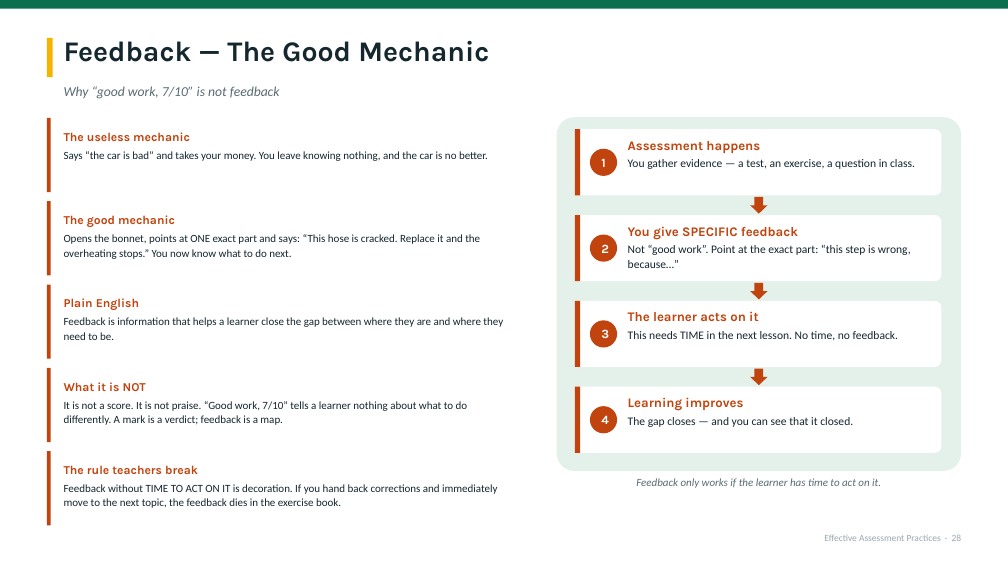
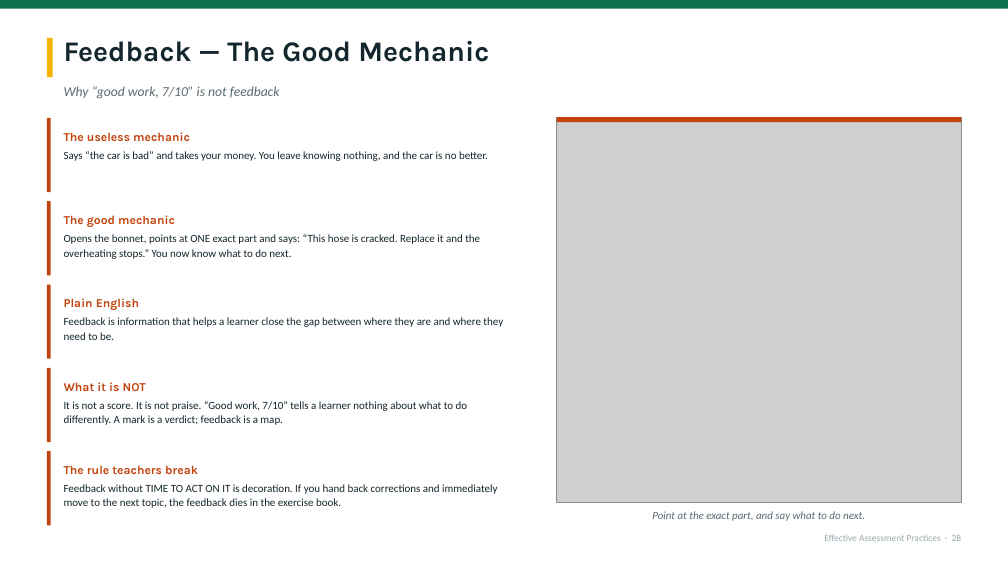
Before and after one commit to kumahemmanuel69-oss/Keelson-ACADEX, a slide deck: slide 28 of deliverables/Effective-Assessment-Practices-KATON-2026.pptx. Drawn at 1008x567 pixels with LibreOffice and Linux fonts; fonts in the diff are those of the drawing; grey boxes stand for pictures. Boxes give left, top, right and bottom in pixels: in the first picture for what was removed or moved away, otherwise in the second. Text is boxed around its words. In the diff, an @@ line names an element or a change of style, - is before the commit and + after.

Commit message:
Add assessment strategies section and real illustrations
Expand the KATON 2026 deck from 36 to 40 slides and the handbook from 21 to 22
pages.

- New Part 6 'Strategies That Work': portfolio, debate and practical/performance
  assessment, each with the manual's own requirements plus classroom scenarios
- Replace the three placeholder flow diagrams (feedback, three-minute tools,
  e-assessment) with real illustrations now that the image budget allowed
- Six new illustrations: feedback mechanic, peer assessment, tech classroom,
  portfolio, debate, practical lab
- Regenerate the presenter run sheet for 40 slides
- Verified: zero text overflow across all 40 slides

```diff
--- a/deliverables/Effective-Assessment-Practices-KATON-2026.pptx
+++ b/deliverables/Effective-Assessment-Practices-KATON-2026.pptx
@@ rounded rectangle removed at box(557, 117, 961, 471) @@
@@ picture added at box(557, 117, 961, 503) @@
@@ rectangle added at box(557, 117, 961, 123), fill #C1440E @@
@@ rounded rectangle removed at box(575, 129, 941, 195) @@
@@ rectangle removed at box(575, 129, 580, 195) @@
@@ ellipse removed at box(590, 149, 617, 176) @@
-1
@@ text removed at box(628, 141, 915, 169) @@
-Assessment happens
-You gather evidence — a test, an exercise, a question in class.
@@ down arrow removed at box(750, 197, 768, 213) @@
@@ rounded rectangle removed at box(575, 216, 941, 281) @@
@@ rectangle removed at box(575, 216, 580, 281) @@
@@ ellipse removed at box(590, 234, 617, 262) @@
-2
@@ text removed at box(628, 226, 911, 268) @@
-You give SPECIFIC feedback
-Not “good work”. Point at the exact part: “this step is wrong, because…”
@@ down arrow removed at box(750, 283, 768, 299) @@
@@ rounded rectangle removed at box(575, 301, 941, 367) @@
@@ rectangle removed at box(575, 301, 580, 367) @@
@@ ellipse removed at box(590, 321, 617, 348) @@
-3
@@ text removed at box(628, 311, 899, 341) @@
-The learner acts on it
-This needs TIME in the next lesson. No time, no feedback.
@@ rounded rectangle removed at box(575, 386, 941, 452) @@
@@ rectangle removed at box(575, 386, 580, 452) @@
@@ down arrow removed at box(750, 368, 768, 385) @@
@@ ellipse removed at box(590, 406, 617, 433) @@
-4
@@ text removed at box(628, 397, 853, 427) @@
-Learning improves
-The gap closes — and you can see that it closed.
@@ text removed at box(636, 478, 881, 488) @@
-Feedback only works if the learner has time to act on it.
@@ text added at box(652, 511, 865, 521), 10.5 pt, text #5A6B72, italic @@
+Point at the exact part, and say what to do next.
```
Also in this commit, not shown: 9 other slides changed, 4 slides added, 12 other files.
